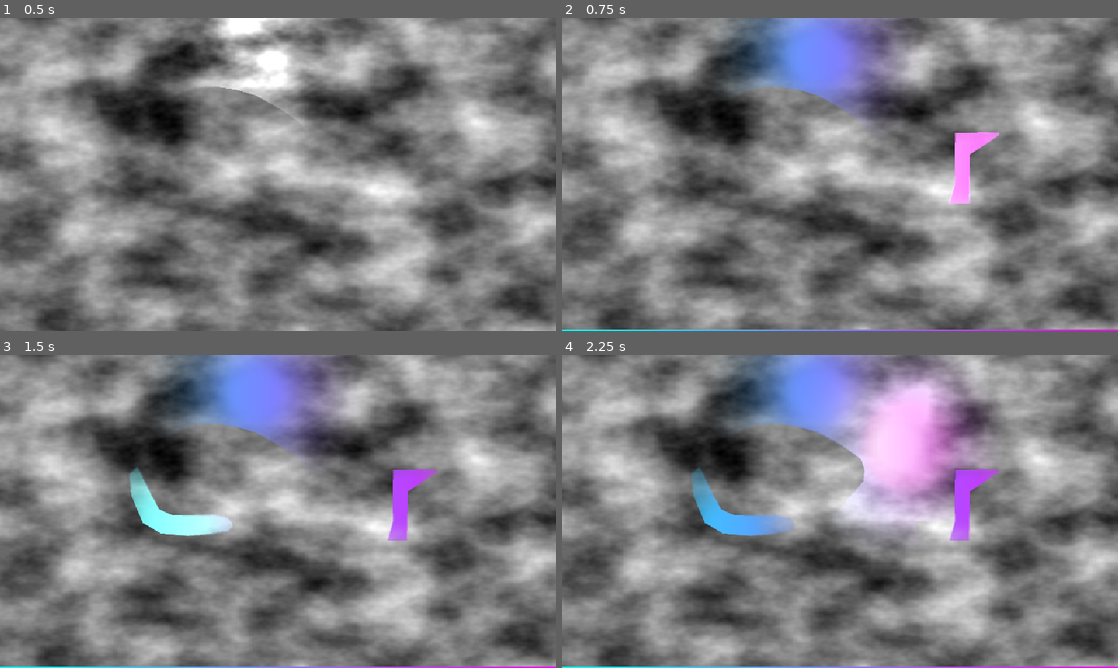
Above: before the commit, frames 1-4 (two rows, left to right).
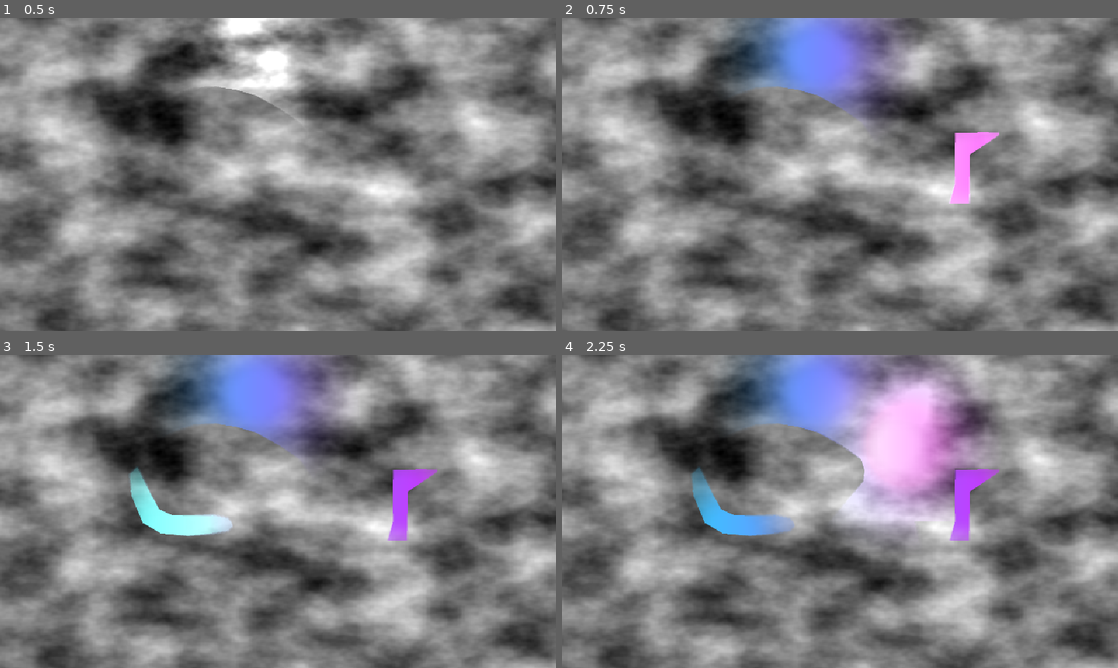
Above: after the commit, the same moments.

Repository: 87PizzaStudios/godot_light_fow
Game: Godot game, scene res://World.tscn
The game is run twice, just before and just after one commit, with the same random seed, the same clock (stepped at 60 frames per second) and the same inputs. The engine's default icon, where the game draws it, is replaced by a stand-in: a white triangle on a blue panel in a dark square.
Inputs (mouse positions are in pixels of both pictures, inside the frame that each line leads up to):
- Up to frame 1 (0.5 s): no input
- Up to frame 2 (0.75 s): tap Enter at 0.5 s; move the mouse to (962, 158) at 0.52 s; click (962, 158) at 0.67 s
- Up to frame 3 (1.5 s): tap Space at 1.25 s; move the mouse to (166, 527) at 1.27 s; click (166, 527) at 1.42 s
- Up to frame 4 (2.25 s): tap Enter at 2 s; move the mouse to (895, 442) at 2.02 s; click (895, 442) at 2.17 s

Frame 1 is identical in both runs. In frame 2, 0.4% of the frame differs, in the area x 0-100%, y 99-100%; in frame 3, 0.4%; in frame 4, 0.4%.

Commit message:
fix errant border pixels

Diff:
--- a/fow_light.gd
+++ b/fow_light.gd
@@ -17,6 +17,13 @@
 func _ready():
 	var display_width = ProjectSettings.get("display/window/size/viewport_width")
 	var display_height = ProjectSettings.get("display/window/size/viewport_height")
+	var size_vec := Vector2(display_width, display_height)
+
+	# set Viewports and TextureRects to window size
+	light_sv.set_size(size_vec)
+	mask_sv.set_size(size_vec)
+	$LightSubViewport/Background.set_size(size_vec)
+	$MaskSubViewport/TextureRect.set_size(size_vec)
 
 	# mask
 	mask_image = Image.create(display_width, display_height, false, Image.FORMAT_RGBA8)
@@ -32,9 +39,7 @@
 		if occluder is LightOccluder2D:
 			light_sv.add_child(occluder.duplicate())
 
-	# viewports
-	light_sv.set_size(Vector2(display_width, display_height))
-	mask_sv.set_size(Vector2(display_width, display_height))
+	# set shader params
 	material.set_shader_parameter('fog_texture', fog_texture)
 	material.set_shader_parameter('mask_texture', mask_texture)
 	mask.material.set_shader_parameter('mask_texture', mask_texture)
